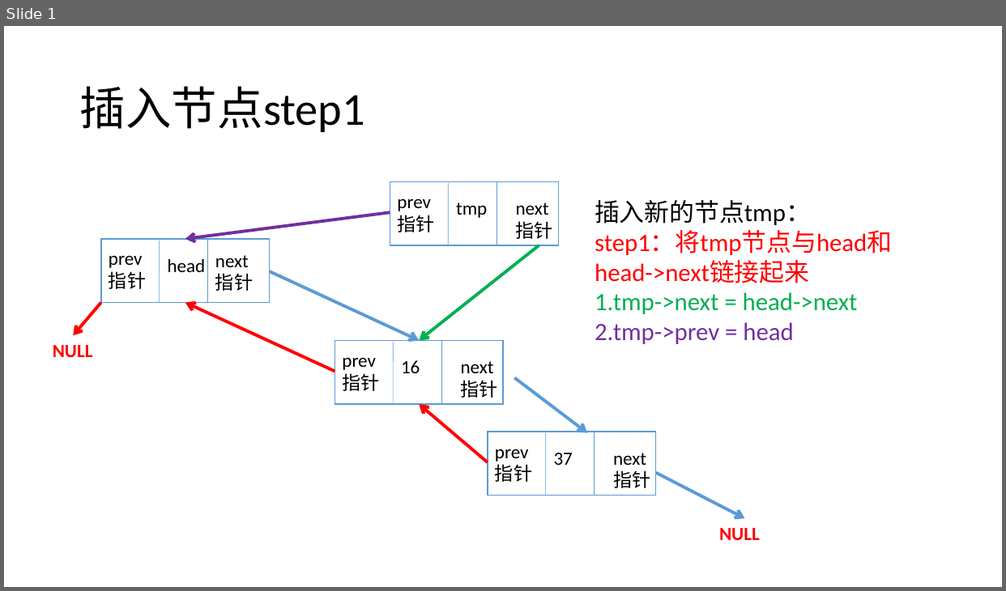
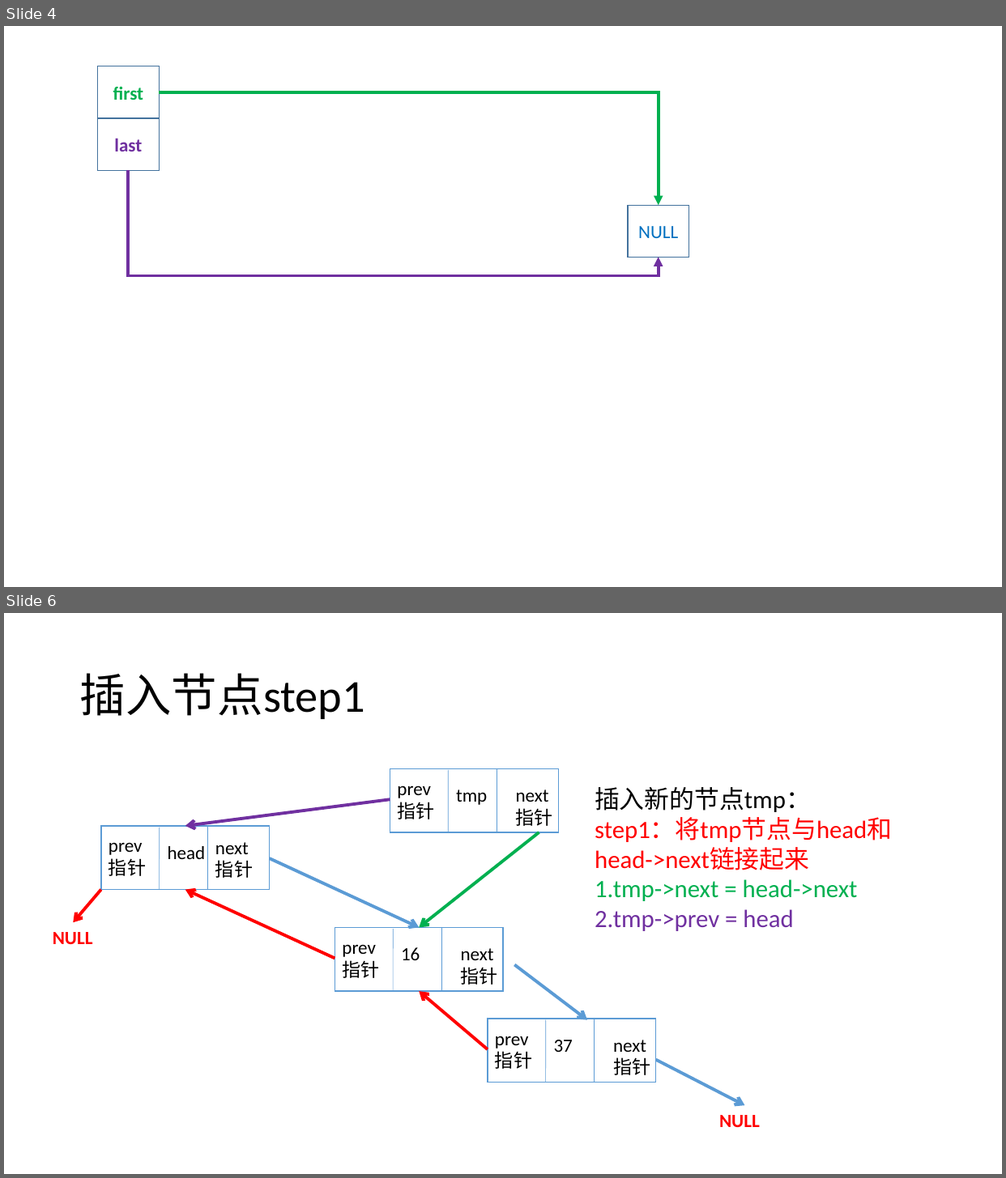
Before and after one commit to Waynefn/cpp_ds_algo, a slide deck: ppt.pptx. Shown one above the other, each under a label of ours: slide 1 before the commit, slides 4 and 6 after it; the slides between them are not shown. The pictures are 1006x591 and 1006x1178 pixels, drawn with LibreOffice and Linux fonts; fonts in the diff are those of the drawing. Boxes give left, top, right and bottom in pixels: in the first picture for what was removed or moved away, otherwise in the second. Text is boxed around its words. In the diff, an @@ line names an element or a change of style, - is before the commit and + after.

```diff
--- a/ppt.pptx
+++ b/ppt.pptx
@@ slide 4 added at [4,26,1002,587], background #FFFFFF @@
@@ rectangle added at [98,66,159,118], outline #43739E 1 pt, 18 pt, text #00B050, bold @@
+first
@@ elbow arrow added from (159, 92) to (658, 205), #00B050 3 pt @@
@@ rectangle added at [98,118,159,169], outline #43739E 1 pt, 18 pt, text #7030A0, bold @@
+last
@@ elbow arrow added from (128, 170) to (658, 258), #7030A0 3 pt @@
@@ rectangle added at [628,205,689,257], outline #43739E 1 pt, 18 pt, text #0070C0 @@
+NULL
@@ what was slide 1 is now slide 6 @@
```
Also in this commit, not shown: 6 slides changed, 7 other slides added, 3 other files.
